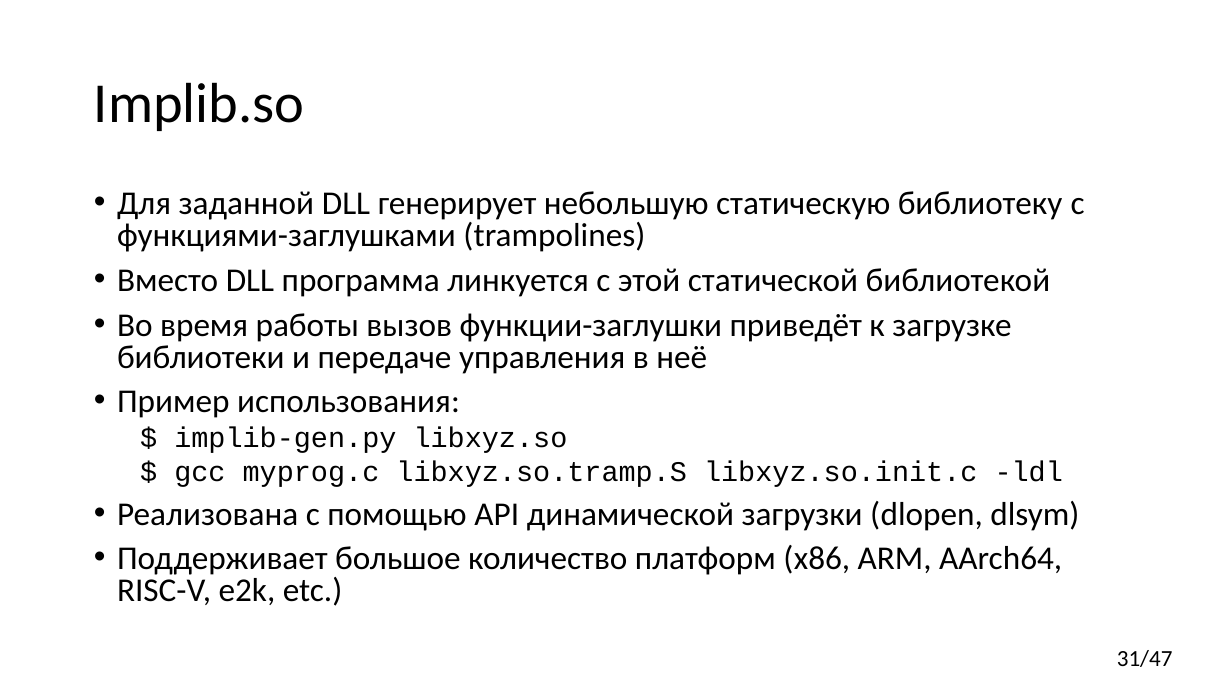
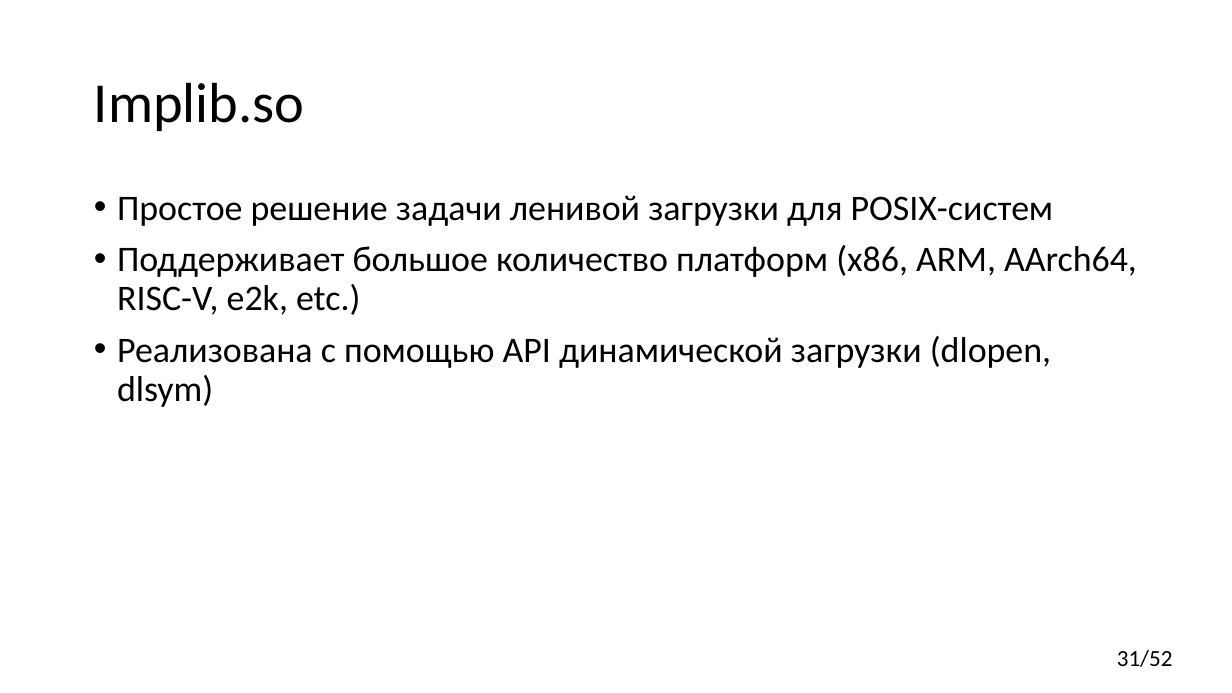
Before and after one commit to yugr/CppRussia, a slide deck: slide 31 of 2024/RU.pptx. Drawn at 1232x693 pixels with LibreOffice and Linux fonts; fonts in the diff are those of the drawing. Boxes give left, top, right and bottom in pixels: in the first picture for what was removed or moved away, otherwise in the second. Text is boxed around its words. In the diff, an @@ line names an element or a change of style, - is before the commit and + after.

```diff
--- a/2024/RU.pptx
+++ b/2024/RU.pptx
@@ text at (x1=117, y1=195, x2=1137, y2=315): text changed; size 25.9 to 28 pt @@
-• Для заданной DLL генерирует небольшую статическую библиотеку c функциями-заглушками (trampolines)
-• Вместо DLL программа линкуется с этой статической библиотекой
-• Во время работы вызов функции-заглушки приведёт к загрузке библиотеки и передаче управления в неё
-• Пример использования:
-  $ implib-gen.py libxyz.so
-  $ gcc myprog.c libxyz.so.tramp.S libxyz.so.init.c -ldl
+• Простое решение задачи ленивой загрузки для POSIX-систем
+• Поддерживает большое количество платформ (x86, ARM, AArch64, RISC-V, e2k, etc.)
@@ text at (x1=117, y1=336, x2=1051, y2=407): size 25.9 to 28 pt in "Реализована с помощью API динамической загрузки (dlopen, ..."; line spacing 0.8 to 0.9 @@
@@ text at (x1=117, y1=545, x2=1062, y2=606): paragraph removed @@
-• Поддерживает большое количество платформ (x86, ARM, AArch64, RISC-V, e2k, etc.)
@@ page number at (x1=1117, y1=650, x2=1173, y2=667): text changed @@
-31/47
+31/52
```
Also in this commit, not shown: 5 other slides changed, 2 slides added.
